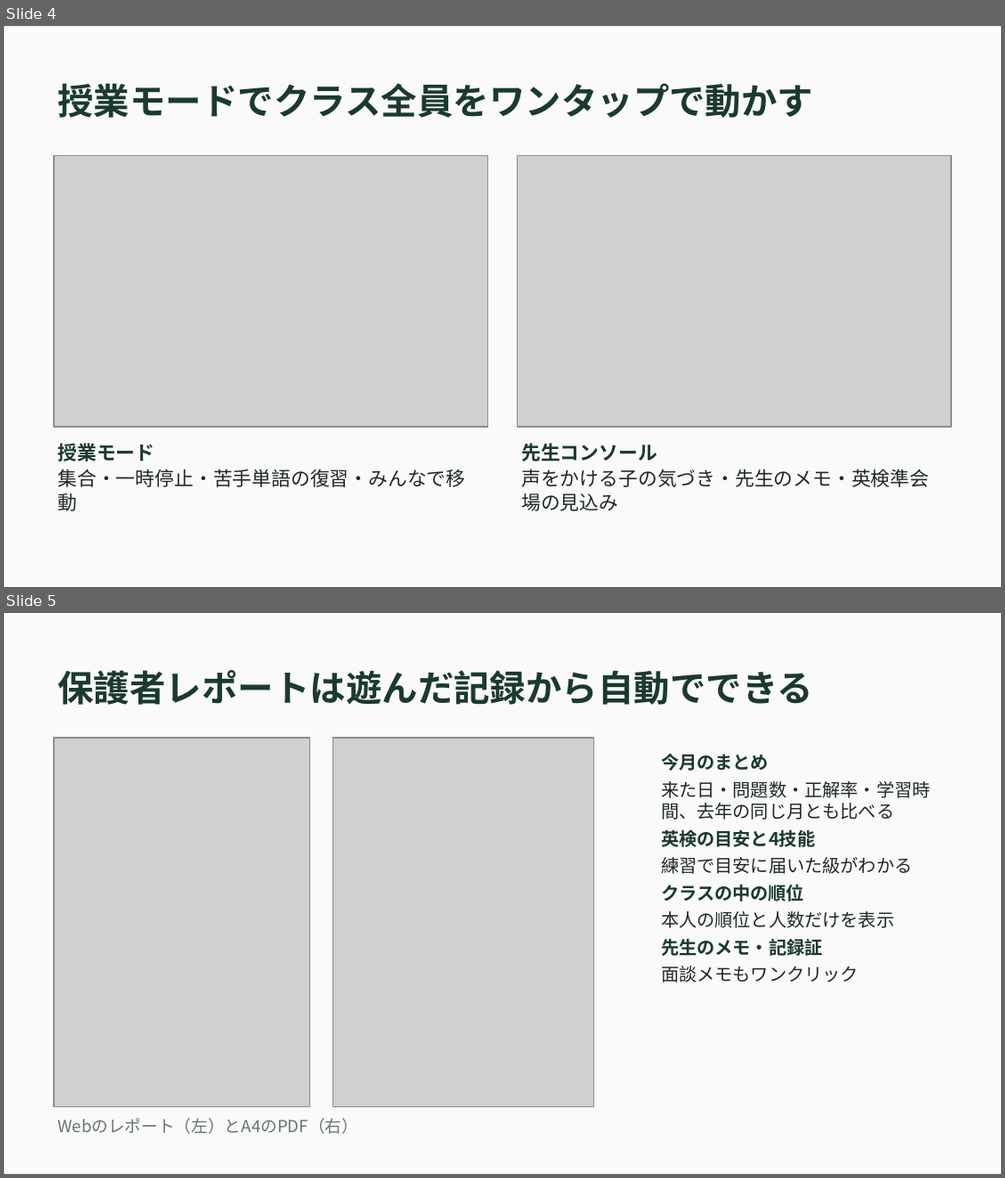
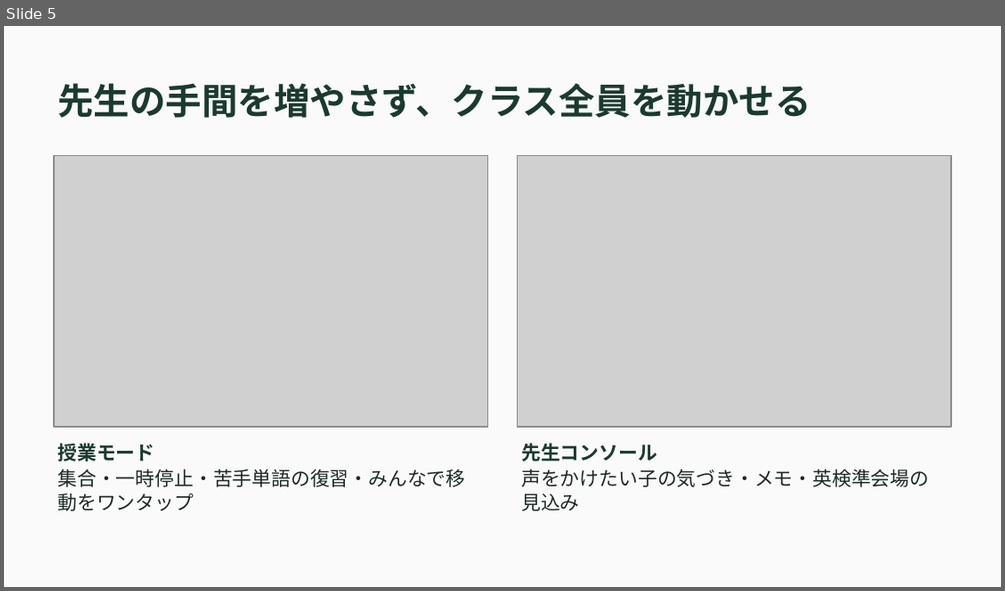
Before and after one commit to Yuto622/uspeak_meta, a slide deck: docs/deck/U-Speak_Web版_サービス資料.pptx. Shown one above the other, each under a label of ours: slides 4 and 5 before the commit, slide 5 after it. The pictures are 1005x1178 and 1005x591 pixels, drawn with LibreOffice and Linux fonts; fonts in the diff are those of the drawing; grey boxes stand for pictures. Boxes give left, top, right and bottom in pixels: in the first picture for what was removed or moved away, otherwise in the second. Text is boxed around its words. In the diff, an @@ line names an element or a change of style, - is before the commit and + after.

```diff
--- a/docs/deck/U-Speak_Web版_サービス資料.pptx
+++ b/docs/deck/U-Speak_Web版_サービス資料.pptx
@@ slide 5 removed at (x1=4, y1=613, x2=1001, y2=1174), background #FAFAFA @@
@@ text removed at (x1=57, y1=670, x2=813, y2=705) @@
-保護者レポートは遊んだ記録から自動でできる
@@ picture removed at (x1=54, y1=738, x2=310, y2=1106) @@
@@ picture removed at (x1=333, y1=738, x2=594, y2=1106) @@
@@ text removed at (x1=661, y1=754, x2=930, y2=982) @@
-今月のまとめ
-来た日・問題数・正解率・学習時間、去年の同じ月とも比べる
-英検の目安と4技能
-練習で目安に届いた級がわかる
-クラスの中の順位
-本人の順位と人数だけを表示
-先生のメモ・記録証
-面談メモもワンクリック
@@ text removed at (x1=57, y1=1118, x2=358, y2=1134) @@
-Webのレポート（左）とA4のPDF（右）
@@ what was slide 4 is now slide 5 @@
@@ slide 5 changed as well @@
@@ text at (x1=57, y1=83, x2=810, y2=118): text changed @@
-授業モードでクラス全員をワンタップで動かす
+先生の手間を増やさず、クラス全員を動かせる
@@ text at (x1=57, y1=468, x2=465, y2=511): text changed @@
-集合・一時停止・苦手単語の復習・みんなで移動
+集合・一時停止・苦手単語の復習・みんなで移動をワンタップ
@@ text at (x1=521, y1=468, x2=929, y2=511): text changed @@
-声をかける子の気づき・先生のメモ・英検準会場の見込み
+声をかけたい子の気づき・メモ・英検準会場の見込み
```
Also in this commit, not shown: 7 slides added, 4 other slides removed.
